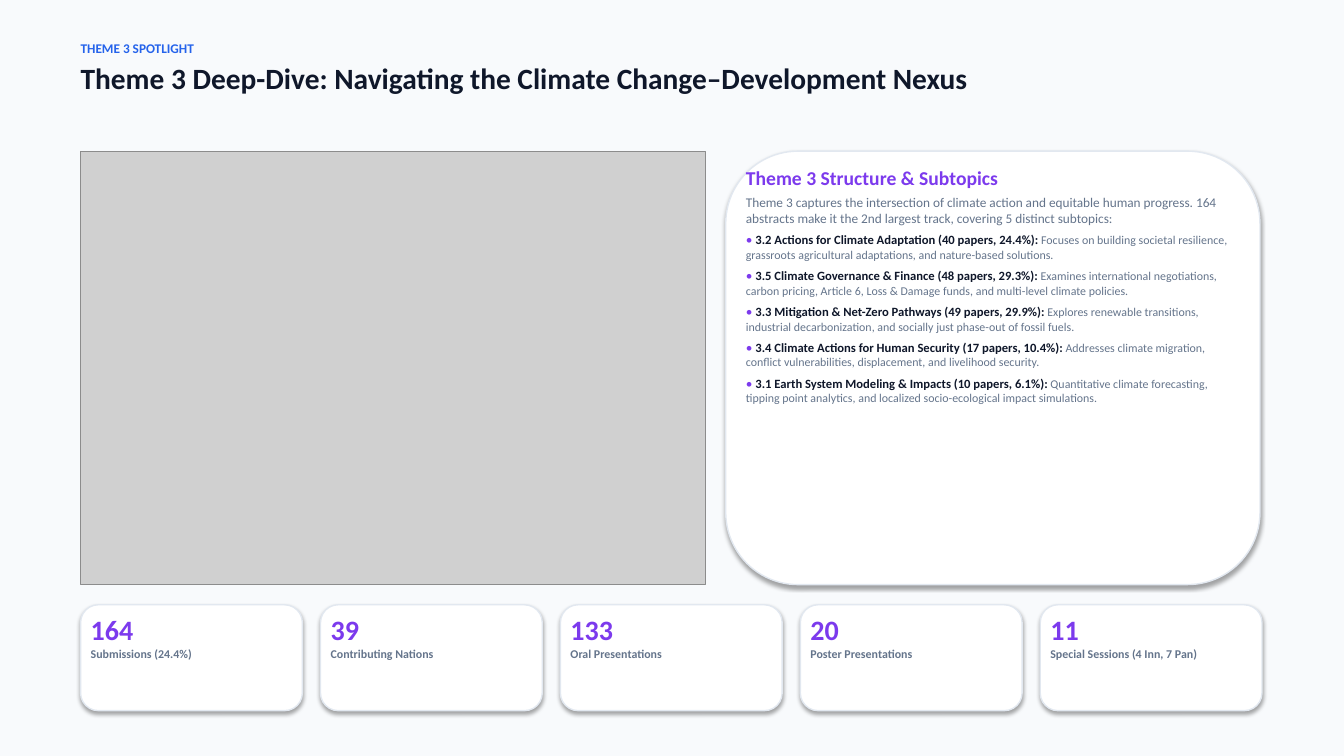
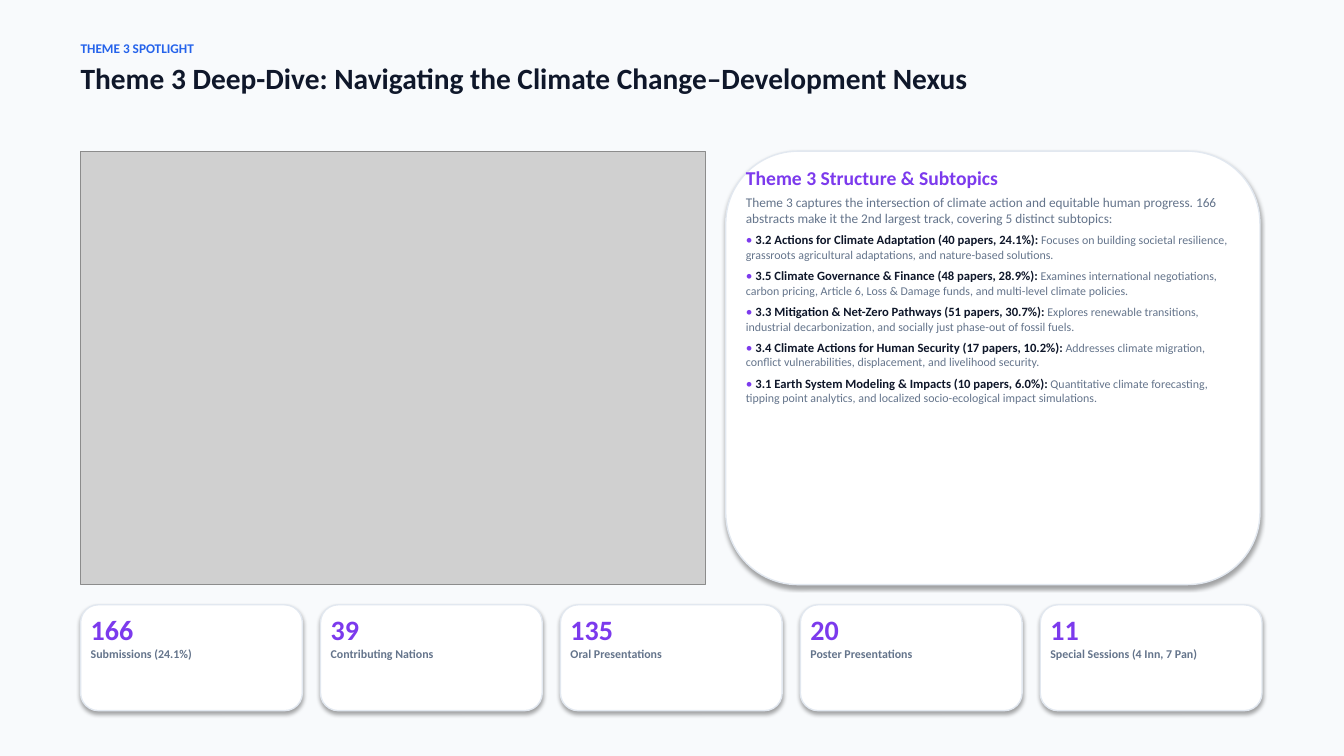
Before and after one commit to ponraj-aru/gsc2027-dashboard, a slide deck: slide 9 of GSC2027_Abstract_Submissions_Analysis_Report.pptx. Drawn at 1344x756 pixels with LibreOffice and Linux fonts; fonts in the diff are those of the drawing; grey boxes stand for pictures. Boxes give left, top, right and bottom in pixels: in the first picture for what was removed or moved away, otherwise in the second. Text is boxed around its words. In the diff, an @@ line names an element or a change of style, - is before the commit and + after.

Commit message:
Update dashboard with latest abstracts from adminPapersBrowse_2026-10-27_04-05-02.doc as of 2026-10-27 09:05:53

```diff
--- a/GSC2027_Abstract_Submissions_Analysis_Report.pptx
+++ b/GSC2027_Abstract_Submissions_Analysis_Report.pptx
@@ text at [746, 198, 1227, 404]: text changed @@
-Theme 3 captures the intersection of climate action and equitable human progress. 164 abstracts make it the 2nd largest track, covering 5 distinct subtopics:
-• 3.2 Actions for Climate Adaptation (40 papers, 24.4%): Focuses on building societal resilience, grassroots agricultural adaptations, and nature-based solutions.
-• 3.5 Climate Governance & Finance (48 papers, 29.3%): Examines international negotiations, carbon pricing, Article 6, Loss & Damage funds, and multi-level climate policies.
-• 3.3 Mitigation & Net-Zero Pathways (49 papers, 29.9%): Explores renewable transitions, industrial decarbonization, and socially just phase-out of fossil fuels.
-• 3.4 Climate Actions for Human Security (17 papers, 10.4%): Addresses climate migration, conflict vulnerabilities, displacement, and livelihood security.
-• 3.1 Earth System Modeling & Impacts (10 papers, 6.1%): Quantitative climate forecasting, tipping point analytics, and localized socio-ecological impact simulations.
+Theme 3 captures the intersection of climate action and equitable human progress. 166 abstracts make it the 2nd largest track, covering 5 distinct subtopics:
+• 3.2 Actions for Climate Adaptation (40 papers, 24.1%): Focuses on building societal resilience, grassroots agricultural adaptations, and nature-based solutions.
+• 3.5 Climate Governance & Finance (48 papers, 28.9%): Examines international negotiations, carbon pricing, Article 6, Loss & Damage funds, and multi-level climate policies.
+• 3.3 Mitigation & Net-Zero Pathways (51 papers, 30.7%): Explores renewable transitions, industrial decarbonization, and socially just phase-out of fossil fuels.
+• 3.4 Climate Actions for Human Security (17 papers, 10.2%): Addresses climate migration, conflict vulnerabilities, displacement, and livelihood security.
+• 3.1 Earth System Modeling & Impacts (10 papers, 6.0%): Quantitative climate forecasting, tipping point analytics, and localized socio-ecological impact simulations.
@@ text at [91, 621, 191, 660]: text changed @@
-164
-Submissions (24.4%)
+166
+Submissions (24.1%)
@@ text at [570, 621, 613, 640]: text changed @@
-133
+135
```
Also in this commit, not shown: 14 other slides changed, 51 other files.
